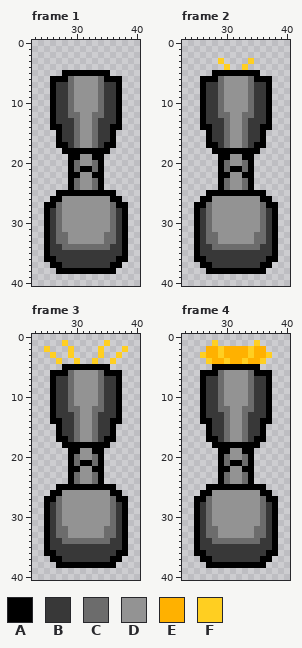
File history of a pixel-art file, asset/Turret_lv1.aseprite. Above is the file before it was changed.
64x64 pixels, 8 frames. Shown: frame 1: x 23..40, y 0..40; frame 2: x 23..40, y 0..40; frame 3: x 23..40, y 0..40; frame 4: x 23..40, y 0..40. The commit also changed other frames, which this record leaves out.
Palette (. is transparent): A #000000  B #383838  C #6c6c6c  D #939393  E #ffb100  F #ffcf21
And afterwards:
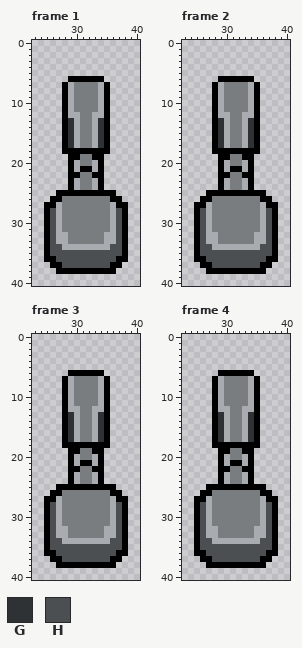
Colours new in this view: G #2f3235  H #4c4f52
Change:
layer "Layer 3" removed
Colour C changes from #6c6c6c to #a8acb0.
Colour D changes from #939393 to #7a7d80.
Frame 1, layer "Layer 2":
The edit turns colour B into colour A in rows 7 to 16 at x 28 and 35.
The edit turns colour C into colour A in row 6 at x 29 and 34.
The edit turns colour D into colour A in row 6 at x 30 to 33.
The edit turns colour B into colour G in rows 13 to 17 at x 29 and 34.
The edit turns colour B into colour H in rows 28 to 33 at x 26 and 37; in row 34 at x 26 to 27 and 36 to 37; in row 35 at x 26 to 37; in row 36 at x 27 to 36; in row 37 at x 28 to 35.
Colour A is gone in row 5 at x 28 to 35; in row 6 at x 26 to 28 and 35 to 37; in rows 7 to 13 at x 26 and 37; in row 14 at x 26 to 27 and 36 to 37; in rows 15 to 17 at x 27 and 36.
Colour B is gone in rows 7 to 13 at x 27 and 36.
Frame 2:
The edit turns colour B into colour A in rows 7 to 16 at x 28 and 35.
The edit turns colour C into colour A in row 6 at x 29 and 34.
The edit turns colour D into colour A in row 6 at x 30 to 33.
The edit turns colour B into colour G in rows 13 to 17 at x 29 and 34.
The edit turns colour B into colour H in rows 28 to 33 at x 26 and 37; in row 34 at x 26 to 27 and 36 to 37; in row 35 at x 26 to 37; in row 36 at x 27 to 36; in row 37 at x 28 to 35.
Colour A is gone in row 5 at x 28 to 35; in row 6 at x 26 to 28 and 35 to 37; in rows 7 to 13 at x 26 and 37; in row 14 at x 26 to 27 and 36 to 37; in rows 15 to 17 at x 27 and 36.
Colour B is gone in rows 7 to 13 at x 27 and 36.
Colour F is gone in row 3 at x 29 and 34; in row 4 at x 30 and 33.
Frame 3:
The edit turns colour B into colour A in rows 7 to 16 at x 28 and 35.
The edit turns colour C into colour A in row 6 at x 29 and 34.
The edit turns colour D into colour A in row 6 at x 30 to 33.
The edit turns colour B into colour G in rows 13 to 17 at x 29 and 34.
The edit turns colour B into colour H in rows 28 to 33 at x 26 and 37; in row 34 at x 26 to 27 and 36 to 37; in row 35 at x 26 to 37; in row 36 at x 27 to 36; in row 37 at x 28 to 35.
Colour A is gone in row 5 at x 28 to 35; in row 6 at x 26 to 28 and 35 to 37; in rows 7 to 13 at x 26 and 37; in row 14 at x 26 to 27 and 36 to 37; in rows 15 to 17 at x 27 and 36.
Colour B is gone in rows 7 to 13 at x 27 and 36.
Colour F is gone in row 1 at x 28 and 35; in row 2 at x 25, 29, 34 and 38; in row 3 at x 26, 29, 34 and 37; in row 4 at x 27, 30, 33 and 36.
Frame 4:
The edit turns colour B into colour A in rows 7 to 16 at x 28 and 35.
The edit turns colour C into colour A in row 6 at x 29 and 34.
The edit turns colour D into colour A in row 6 at x 30 to 33.
The edit turns colour B into colour G in rows 13 to 17 at x 29 and 34.
The edit turns colour B into colour H in rows 28 to 33 at x 26 and 37; in row 34 at x 26 to 27 and 36 to 37; in row 35 at x 26 to 37; in row 36 at x 27 to 36; in row 37 at x 28 to 35.
Colour A is gone in row 5 at x 28 to 35; in row 6 at x 26 to 28 and 35 to 37; in rows 7 to 13 at x 26 and 37; in row 14 at x 26 to 27 and 36 to 37; in rows 15 to 17 at x 27 and 36.
Colour B is gone in rows 7 to 13 at x 27 and 36.
Colour E is gone in rows 2 to 3 at x 27 to 28, 30 to 33 and 35 to 36; in row 4 at x 28 to 29, 31 to 32 and 34 to 35.
Colour F is gone in row 1 at x 28 and 35; in row 2 at x 29 and 34; in row 3 at x 26, 29, 34 and 37; in row 4 at x 27, 30, 33 and 36.
Pixel boxes of the changes (left, top, right, bottom) in both pictures:
changed: (50, 70, 122, 268)
changed: (200, 58, 272, 268)
changed: (44, 340, 128, 562)
changed: (200, 340, 272, 562)
